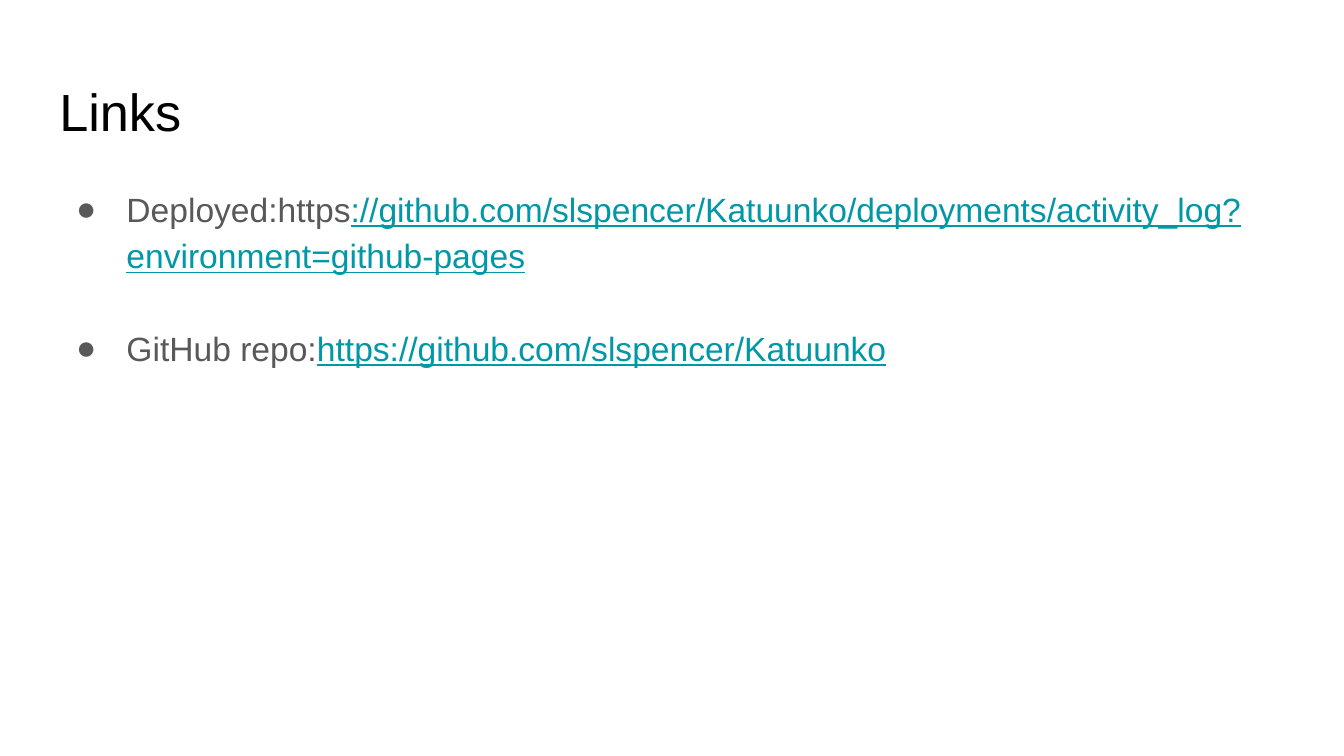
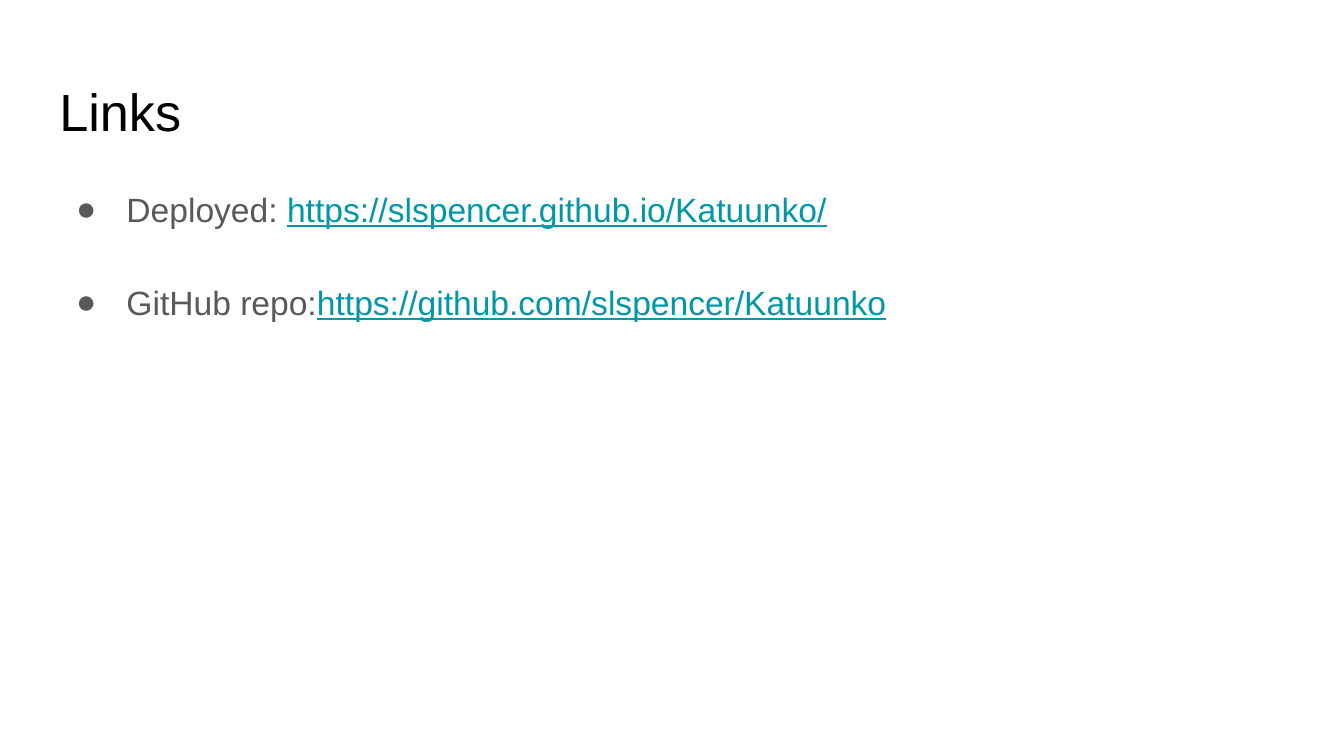
Before and after one commit to slspencer/Katuunko, a slide deck: slide 7 of project-presentation-template-original.pptx. Drawn at 1344x756 pixels with LibreOffice and Linux fonts; fonts in the diff are those of the drawing. Boxes give left, top, right and bottom in pixels: in the first picture for what was removed or moved away, otherwise in the second. Text is boxed around its words. In the diff, an @@ line names an element or a change of style, - is before the commit and + after.

```diff
--- a/project-presentation-template-original.pptx
+++ b/project-presentation-template-original.pptx
@@ text at (x1=126, y1=197, x2=826, y2=228): text changed @@
-● Deployed:https://github.com/slspencer/Katuunko/deployments/activity_log?environment=github-pages
+● Deployed: https://slspencer.github.io/Katuunko/
```
Also in this commit, not shown: 5 other slides changed, 2 other files.
